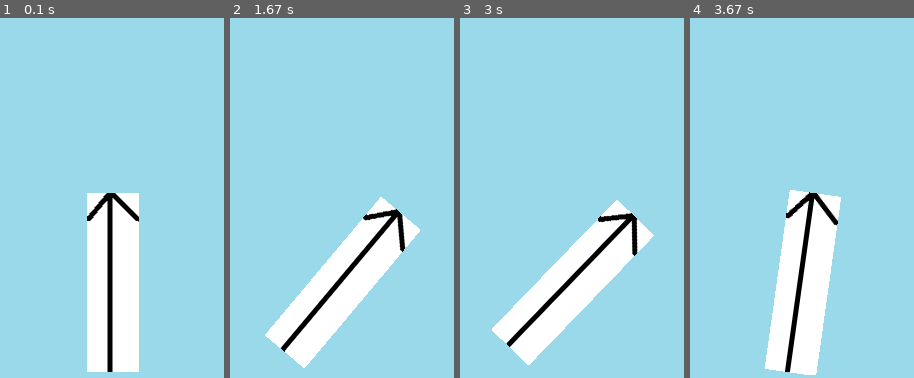
Above: before the commit, frames 1-4 (left to right).
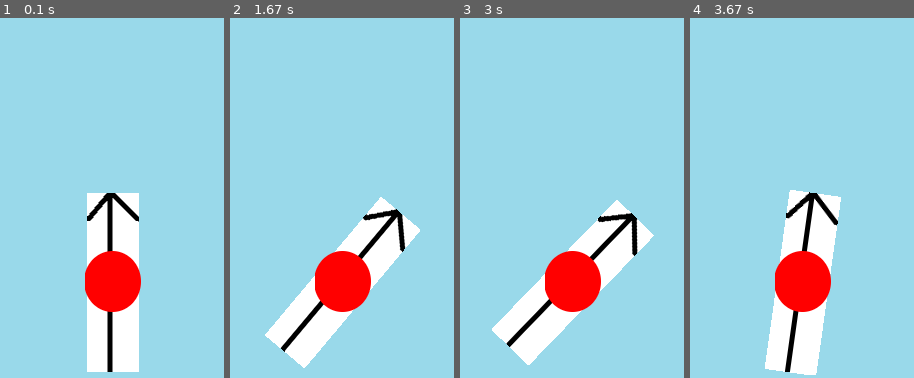
Above: after the commit, the same moments.

Repository: baehunsang/Python_ex
Game: pygame game, started from pygame/frame.py
Same seed, same stepped clock (60 frames per second), same inputs: the game is played once before the commit and once after it.
Inputs:
- Up to frame 1 (0.1 s): no input
- Up to frame 2 (1.67 s): hold Right 0.33-0.8 s; hold Right 0.83-1.3 s; hold Left from 1.33 s (still down)
- Up to frame 3 (3 s): release Left at 1.87 s; hold Left 1.9-2.3 s; hold Right 2.33-2.97 s
- Up to frame 4 (3.67 s): hold Left 3-3.47 s; hold Right from 3.5 s (still down)
The pictures show only the part of the screen within x 25-75%, y 50-100%; the shares and areas given below are measured in that part.

The runs differ from the first frame. In frame 1, 3.5% of the frame differs, in the area x 37-63%, y 64-82%; in frame 2, 3.5%; in frame 3, 3.5%; in frame 4, 3.5%.

Commit message:
8.Make current bubble and Game_Object

Diff:
--- a/pygame/frame.py
+++ b/pygame/frame.py
@@ -1,5 +1,6 @@
 import os
 import pygame
+import random
 
 CURRENT_PATH = os.path.dirname(__file__)
 CELL_SIZE = 56
@@ -11,6 +12,13 @@
 MAX_RIGHT_ANGLE = 10
 MAX_LEFT_ANGLE = 170
 POINTER_POSITION = (SCREEN_WIDTH // 2, 624)
+RED = 0
+YELLOW = 1
+BLUE = 2
+GREEN = 3
+PURPLE = 4
+BLACK = -1
+
 
 class Image:
     def __init__(self):
@@ -31,6 +39,9 @@
     def get_background(self):
         return self.background
 
+    def get_bubble_of(self, color):
+        return self.bubble_images[color]
+
     def get_bubbles(self):
         return self.bubble_images
 
@@ -47,9 +58,19 @@
         pygame.display.set_caption (self.caption)
         return pygame.display.set_mode((self.width, self.height))
 
-class Pointer(pygame.sprite.Sprite):
+class Game_Object(pygame.sprite.Sprite):
+    def __init__(self, image) -> None:
+        super().__init__()
+        self.image = image
+        self.rect = None
+
+    def draw(self, screen):
+        screen.blit(self.image, self.rect)
+
+
+class Pointer(Game_Object):
     def __init__(self, image):
-        super().__init__()
+        super().__init__(image)
         self.original_image = image
         self.image = image
         self.rect = image.get_rect(center=POINTER_POSITION)
@@ -69,9 +90,6 @@
     def stop_right_direction(self):
         self.right_difference_of_angle = 0
 
-    def draw(self, screen):
-        screen.blit(self.image, self.rect)
-
     def rotate(self):
         self.angle = self.angle + self.right_difference_of_angle + self.left_difference_of_angle
         if self.angle <= MAX_RIGHT_ANGLE:
@@ -84,17 +102,23 @@
         self.rect = self.image.get_rect(center=POINTER_POSITION)
 
 
-class Bubble(pygame.sprite.Sprite):
-    def __init__(self, image, color, position):
-        super().__init__()
+class Bubble(Game_Object):
+    def __init__(self, image, color:str, position=(0,0)):
+        super().__init__(image)
         self.image = image
         self.color = color
         self.rect = image.get_rect(center=position)
+
+    def set_rect(self, position):
+        self.rect = self.image.get_rect(center=position)
+
+
 
 class Map:
     def __init__(self, bubble_images) -> None:
         self.map = []
         self.bubble_group = Bubble_Group(bubble_images)
+        self.colors = []
 
     def setup(self):
         self.map = [
@@ -113,8 +137,19 @@
             list("........")
         ]
 
+        self.set_colors()
+
     def get_map(self):
         return self.map
+
+    def get_colors(self):
+        return self.colors
+
+    def set_colors(self):
+        for row in self.map:
+            for col in row:
+                if col not in self.colors and col not in [".", "/"]:
+                    self.colors.append(col)
 
 
 class Bubble_Group:
@@ -176,11 +211,17 @@
         self.map = Map(self.images.get_bubbles())
         self.bubbles = Bubble_Group(self.images.get_bubbles())
         self.pointer = Pointer(self.images.get_pointer())
+        self.current_bubble = None
 
     def set_game_loop(self):
         self.map.setup()
         while self.running:
             self.set_frame_rate()
+
+            if not self.current_bubble:
+                self.prepare_bubbles()
+            self.current_bubble.set_rect(POINTER_POSITION)
+
             self.bubbles.add_bubble_into_group(self.map.get_map())
             self.screen.blit(self.images.get_background(), (0, 0))
 
@@ -188,6 +229,7 @@
             self.pointer.rotate()
             self.bubbles.get_bubble_group().draw(self.screen)
             self.pointer.draw(self.screen)
+            self.current_bubble.draw(self.screen)
             pygame.display.update()
 
     def set_frame_rate(self):
@@ -213,6 +255,29 @@
                 if event.key == pygame.K_RIGHT:
                     self.pointer.stop_right_direction()
 
+    def prepare_bubbles(self):
+        self.current_bubble = self.create_bubble()
+
+    def create_bubble(self):
+        color = self.get_random_color()
+        image = self.images.get_bubble_of(self.number_of(color))
+        return Bubble(image, color)
+
+    def get_random_color(self):
+        return random.choice(self.map.get_colors())
+
+    def number_of(self, color):
+        if color == "R":
+            return RED
+        elif color == "Y":
+            return YELLOW
+        elif color == "B":
+            return BLUE
+        elif color == "P":
+            return PURPLE
+
+
+
 
 
 
